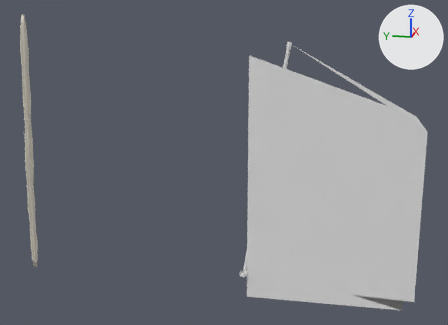
Before and after pictures for a commit that changed the Blender file assets/loose_foot_spritsail/loose_foot_spritsail-mkA.blend.
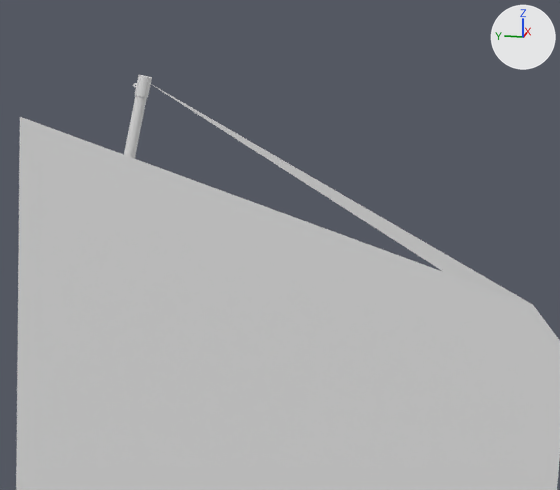
The first picture shows the older version from a 50 mm lens placed at (-49.4, -8.1, 22.3), pointed at (0.3, 1.8, 9.9). The close-ups show the older and then the newer version on the part from 54% to 95% of the width and 5% to 54% of the height of that picture. Only the edits that show in the close-ups are written down. Every picture has the same lights, and +X, +Y and +Z are marked at upper right. Both versions are drawn at frame 180 of the action 'SheetLineAttachment.001Action'; the numbers are the values there.

Objects in the first close-up: 'Sail', 'Sprit'.
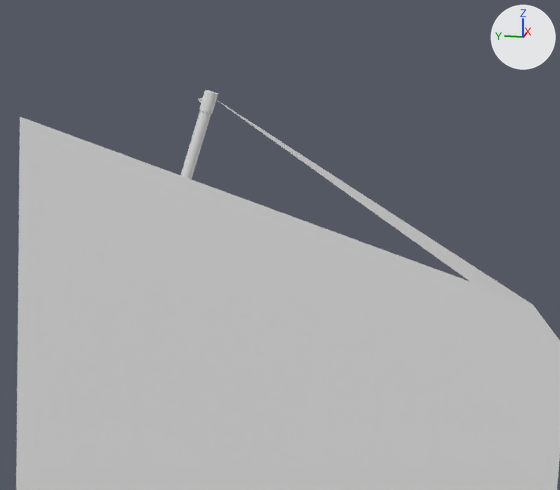
Patch to the scene script:
```diff
--- a/assets/loose_foot_spritsail/loose_foot_spritsail-mkA.blend.py
+++ b/assets/loose_foot_spritsail/loose_foot_spritsail-mkA.blend.py
@@ me_plane @@
 # used by ob_sail; location = (0.0, -0.3, -2.0)
-me_plane.from_pydata(...)  # 320 vertices, 285 faces; spans x 0.0..0.3, y -14.0..0.0, z 0.0..21.8
-me_plane.vertices[0].co = (0.3, -3.1, 21.8)  # pixel (142, 79)
+me_plane.from_pydata(...)  # 320 vertices, 285 faces; spans x 0.0..0.2, y -14.0..0.0, z 0.0..21.4
+# me_plane part 1
+me_plane.vertices[0].co = (0.2, -4.8, 21.4)  # pixel (209, 95)
+# other edits to the shape of me_plane do not show in these pictures
@@ ob_sprit @@
 ob_sprit.location = (0.51, 0.0, 0.15)
-ob_sprit.rotation_euler = (-1.396, 0.0, -0.0234)  # degrees (-80, 0, -1.3)
+ob_sprit.rotation_euler = (-1.309, 0.0, -0.0234)  # degrees (-75, 0, -1.3)
```

Location of each change, [x1, y1, x2, y2] in pixels of the close-ups (560 x 490 px; the box of a moved part takes in the faces that stretch with it):
'Sail', reshaped
    before: [16, 81, 560, 490]
    after: [16, 98, 560, 490]
'Sprit', turned
    before: [124, 75, 152, 159]
    after: [181, 90, 218, 179]
part 1 of me_plane, moved or reshaped
    before: [146, 81, 560, 348]
    after: [214, 98, 560, 348]
